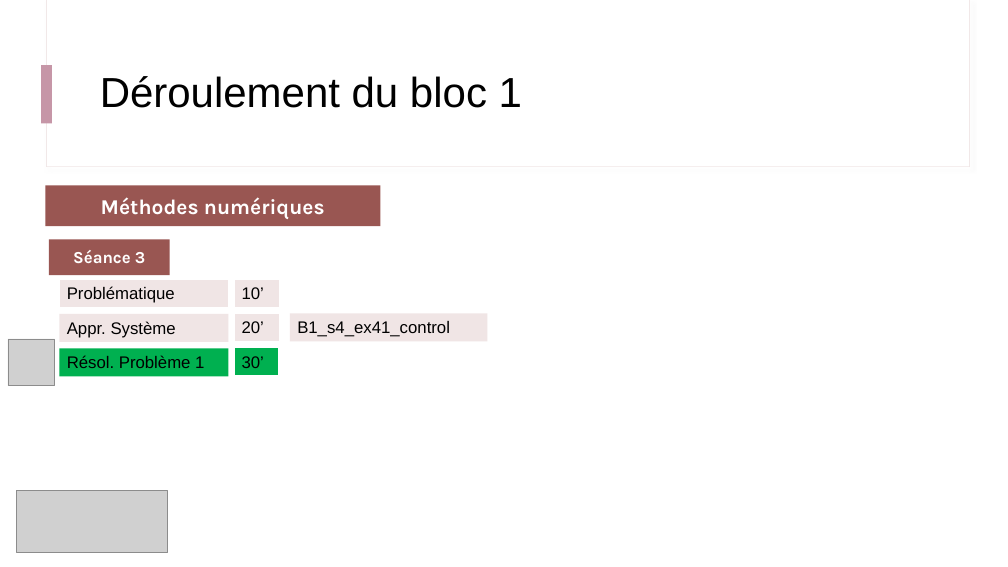
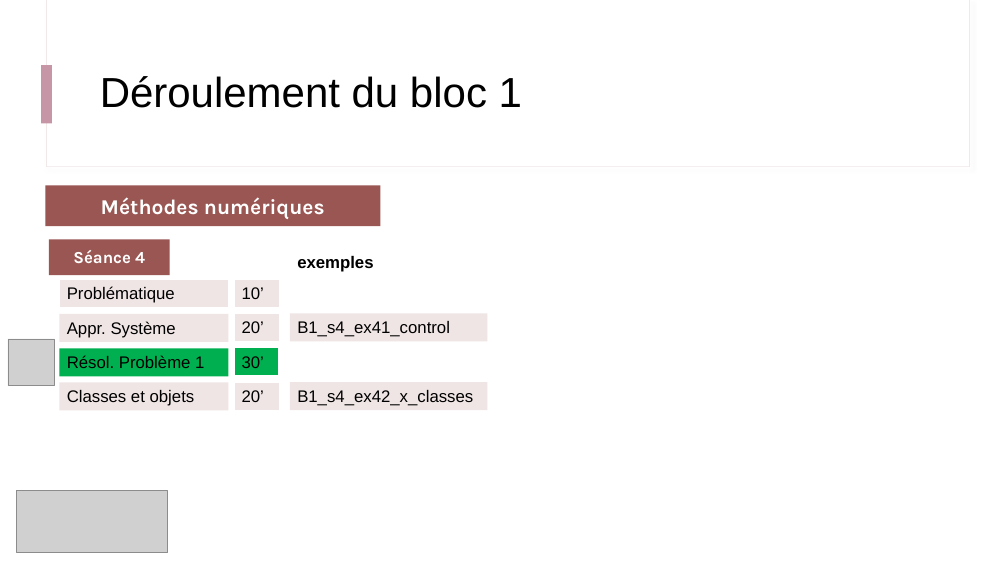
Before and after one commit to IOGS-Digital-Methods/semester-5, a slide deck: slide 5 of s5_outils_numeriques/b1_outils_numeriques/seance1_demistifier_python/B1_0_Deroulement.pptx. Drawn at 1008x567 pixels with LibreOffice and Linux fonts; fonts in the diff are those of the drawing; grey boxes stand for pictures. Boxes give left, top, right and bottom in pixels: in the first picture for what was removed or moved away, otherwise in the second. Text is boxed around its words. In the diff, an @@ line names an element or a change of style, - is before the commit and + after.

Commit message:
Update Bloc 1 - reorganisation

```diff
--- a/s5_outils_numeriques/b1_outils_numeriques/seance1_demistifier_python/B1_0_Deroulement.pptx
+++ b/s5_outils_numeriques/b1_outils_numeriques/seance1_demistifier_python/B1_0_Deroulement.pptx
@@ text in rectangle at (73,250,145,263): text changed @@
-Séance 3
+Séance 4
@@ text added at (297,256,373,272), 16 pt, text #000000, bold @@
+exemples
@@ rectangle added at (59,383,228,411), fill #F0E5E5, 16 pt, text #000000 @@
+Classes et objets
@@ rectangle added at (234,382,280,410), fill #F0E5E5, outline #FFFFFF 0.75 pt, 16 pt, text #000000 @@
+20’
@@ rectangle added at (290,382,487,410), fill #F0E5E5, 16 pt, text #000000 @@
+B1_s4_ex42_x_classes
```
Also in this commit, not shown: 2 other slides changed, 28 other files.
